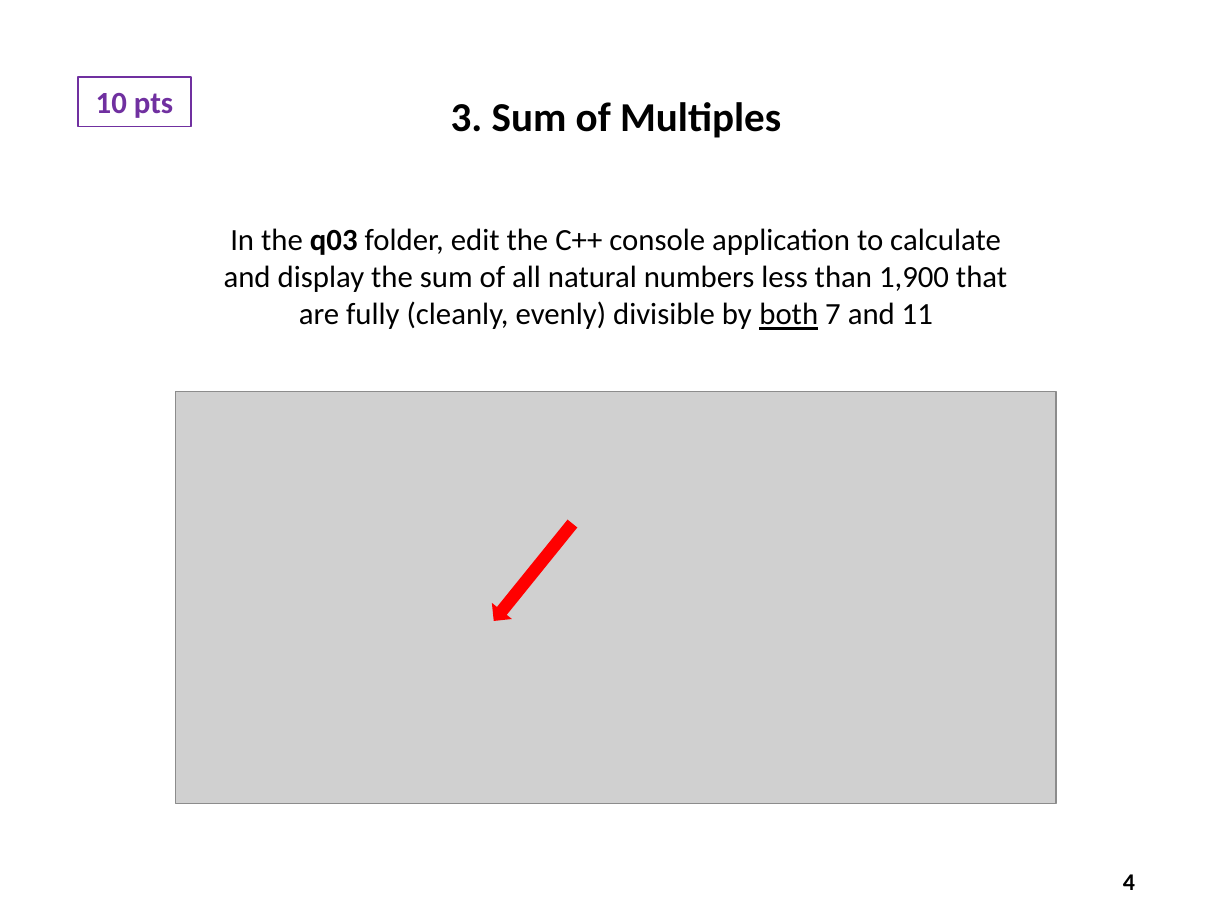
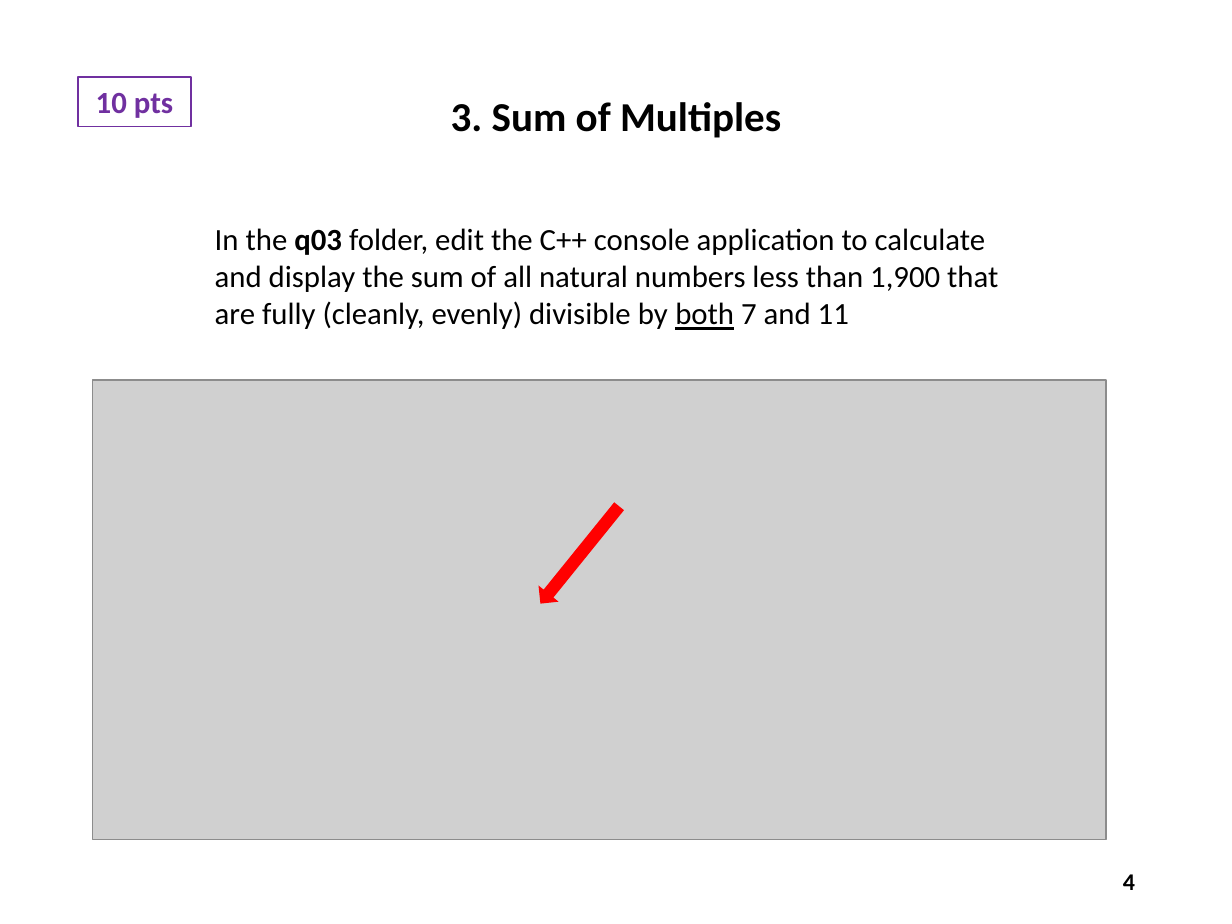
Before and after one commit to dbiersach/scicomp301-cpp-linux, a slide deck: slide 4 of exam1/Exam 1 Questions.pptx. Drawn at 1232x924 pixels with LibreOffice and Linux fonts; fonts in the diff are those of the drawing; grey boxes stand for pictures. Boxes give left, top, right and bottom in pixels: in the first picture for what was removed or moved away, otherwise in the second. Text is boxed around its words. In the diff, an @@ line names an element or a change of style, - is before the commit and + after.

```diff
--- a/exam1/Exam 1 Questions.pptx
+++ b/exam1/Exam 1 Questions.pptx
@@ text "In the q03 folder, edit ..." at (215, 228, 998, 330): alignment centre to left @@
@@ picture: place and size @@
-picture at (176, 392, 1056, 803)
+picture at (92, 379, 1106, 839)
@@ down arrow: place and size @@
-down arrow at (486, 517, 581, 627)
+down arrow at (533, 499, 628, 609)
```
Also in this commit, not shown: 7 other slides changed, 1 other file.
